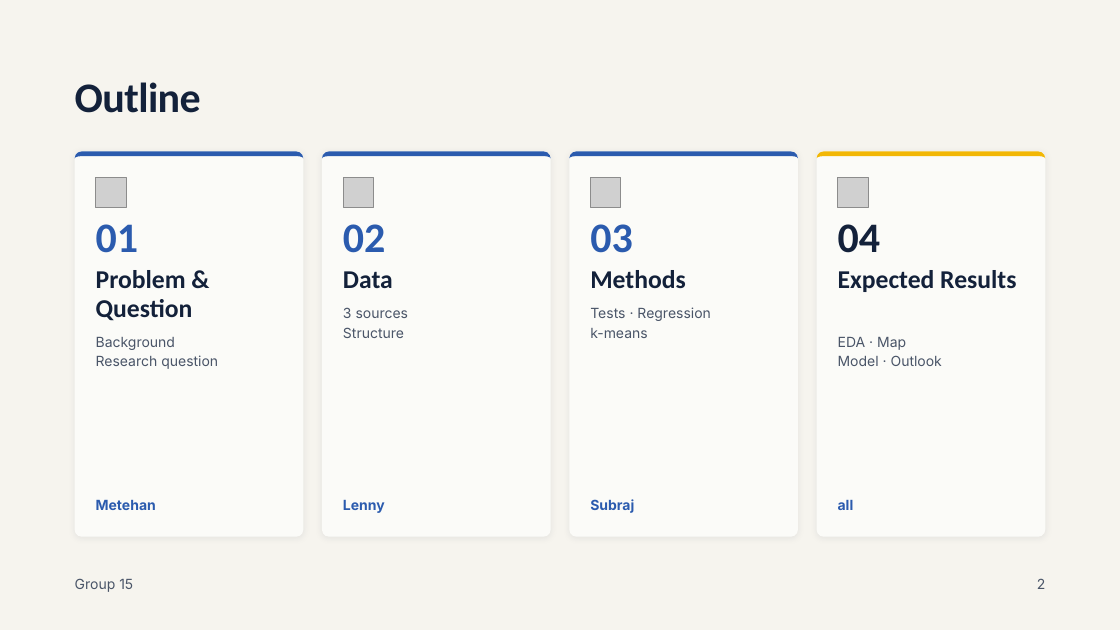
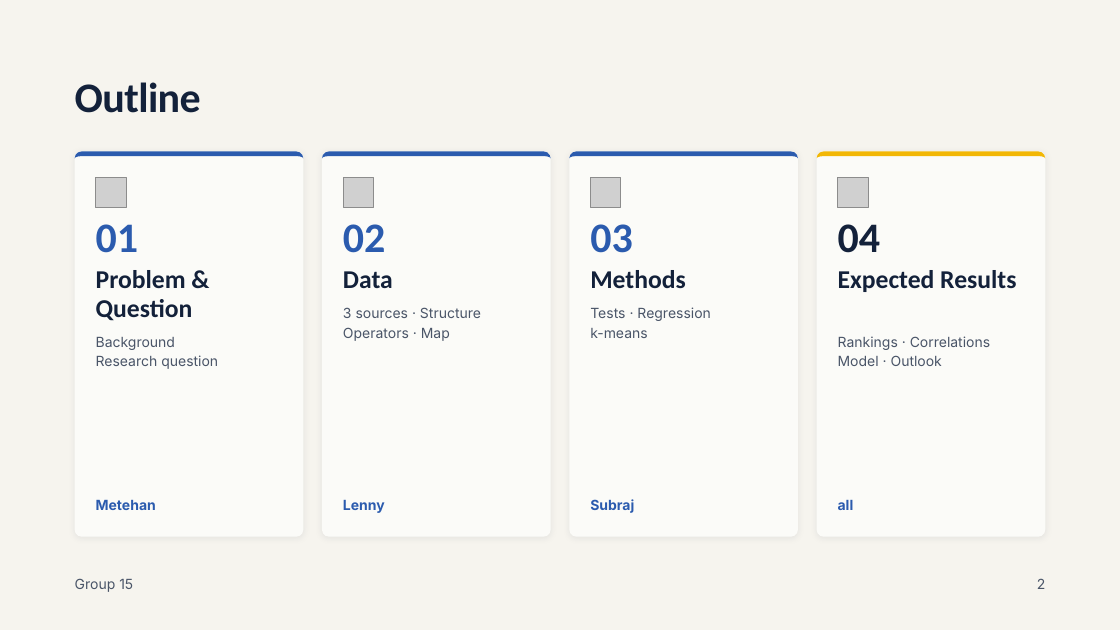
Before and after one commit to AltayMetehan/data-prices-electronic, a slide deck: slide 2 of präsentation_konzept/Electricity prices of Swiss municipalities.pptx. Drawn at 1120x630 pixels with LibreOffice and Linux fonts; fonts in the diff are those of the drawing; grey boxes stand for pictures. Boxes give left, top, right and bottom in pixels: in the first picture for what was removed or moved away, otherwise in the second. Text is boxed around its words. In the diff, an @@ line names an element or a change of style, - is before the commit and + after.

```diff
--- a/präsentation_konzept/Electricity prices of Swiss municipalities.pptx
+++ b/präsentation_konzept/Electricity prices of Swiss municipalities.pptx
@@ text at (x1=343, y1=307, x2=481, y2=341): text changed @@
-3 sources
-Structure
+3 sources · Structure
+Operators · Map
@@ text at (x1=838, y1=336, x2=990, y2=350): text changed @@
-EDA · Map
+Rankings · Correlations
```
Also in this commit, not shown: 11 other slides changed, 1 other file.
